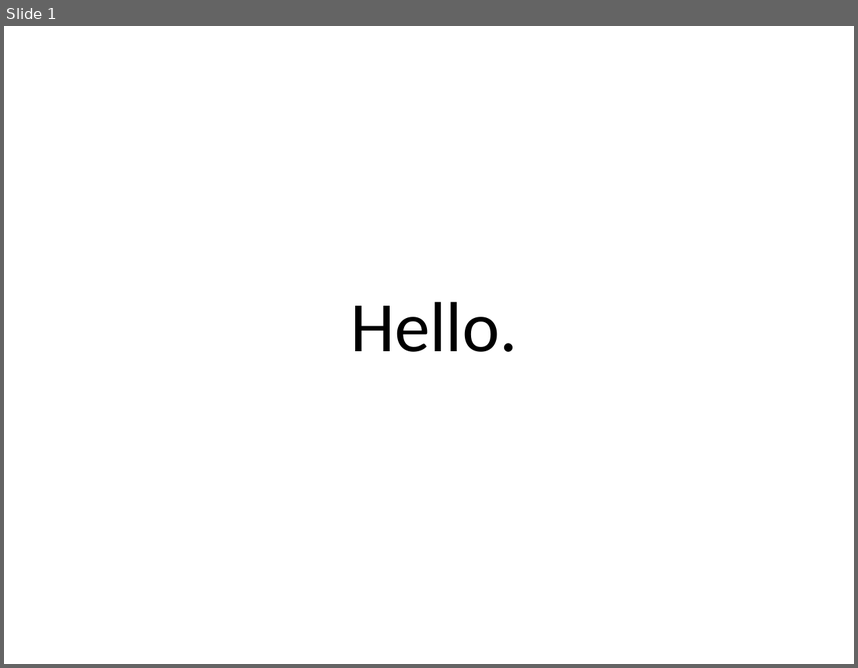
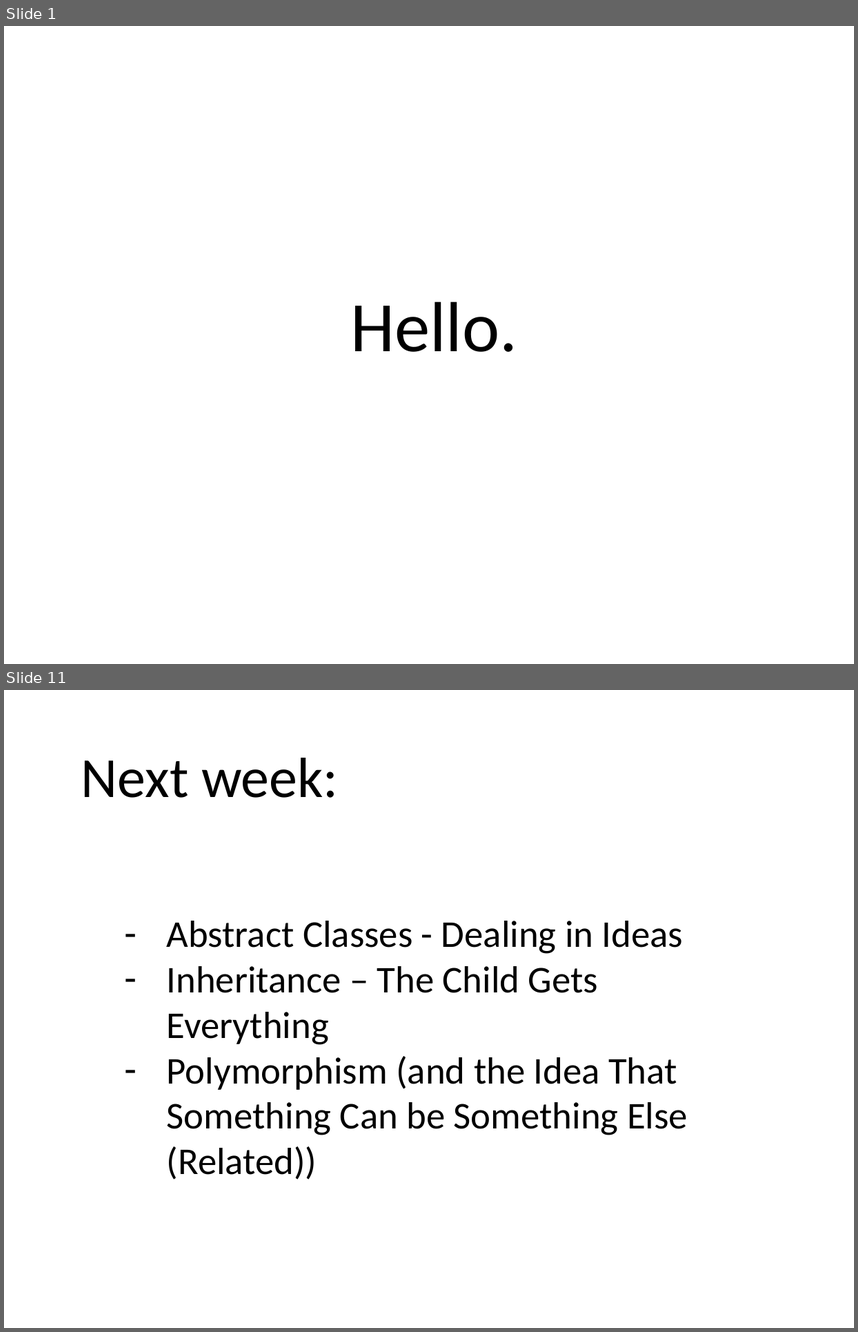
Before and after one commit to Chances-1/Swerve, a slide deck: Java_Class_23rd_Nov.pptx. Shown one above the other, each under a label of ours: slide 1 before the commit, slides 1 and 11 after it; the slides between them are not shown. The pictures are 858x668 and 858x1332 pixels, drawn with LibreOffice and Linux fonts; fonts in the diff are those of the drawing. Boxes give left, top, right and bottom in pixels: in the first picture for what was removed or moved away, otherwise in the second. Text is boxed around its words. In the diff, an @@ line names an element or a change of style, - is before the commit and + after.

Commit message:
[Presentation] Update to 23rd Nov Slides
Changes:
- First Draft for 23rd Nov 2016 class slides.

```diff
--- a/Java_Class_23rd_Nov.pptx
+++ b/Java_Class_23rd_Nov.pptx
@@ slide 11 added at <box>4,690,854,1328</box>, background #FFFFFF @@
@@ text added at <box>81,758,339,798</box>, 48 pt, text #000000 @@
+Next week:
@@ text added at <box>167,920,688,1179</box>, 32 pt, text #000000 @@
+– Abstract Classes - Dealing in Ideas
+– Inheritance – The Child Gets Everything
+– Polymorphism (and the Idea That Something Can be Something Else (Related))
```
Also in this commit, not shown: 9 other slides added, 1 slide removed.
